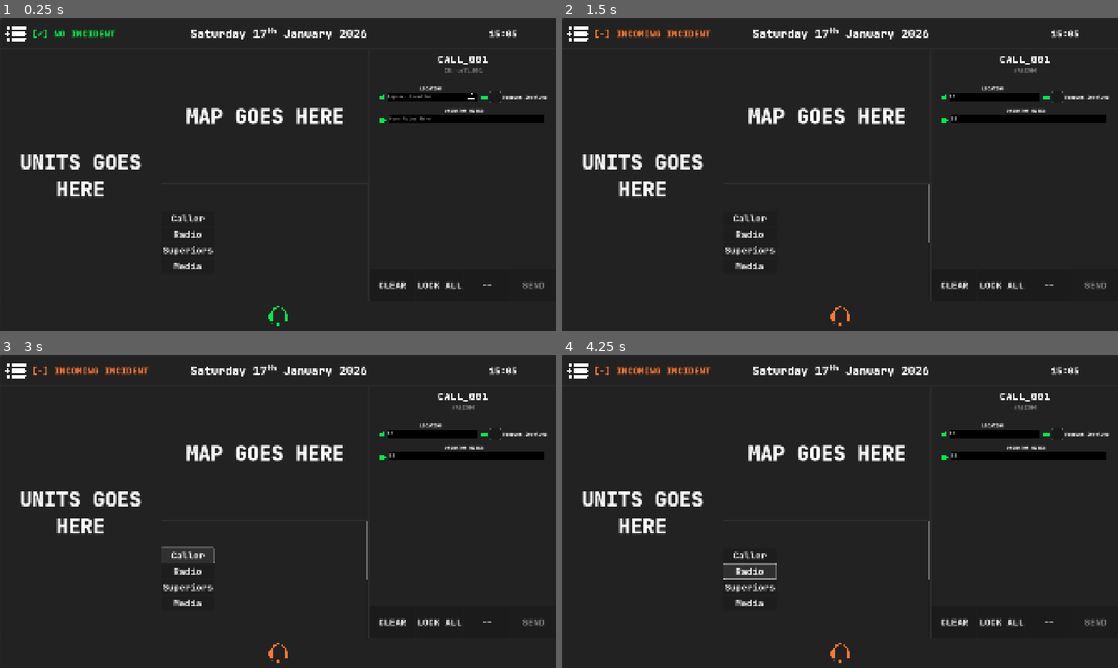
Above: before the commit, frames 1-4 (two rows, left to right).
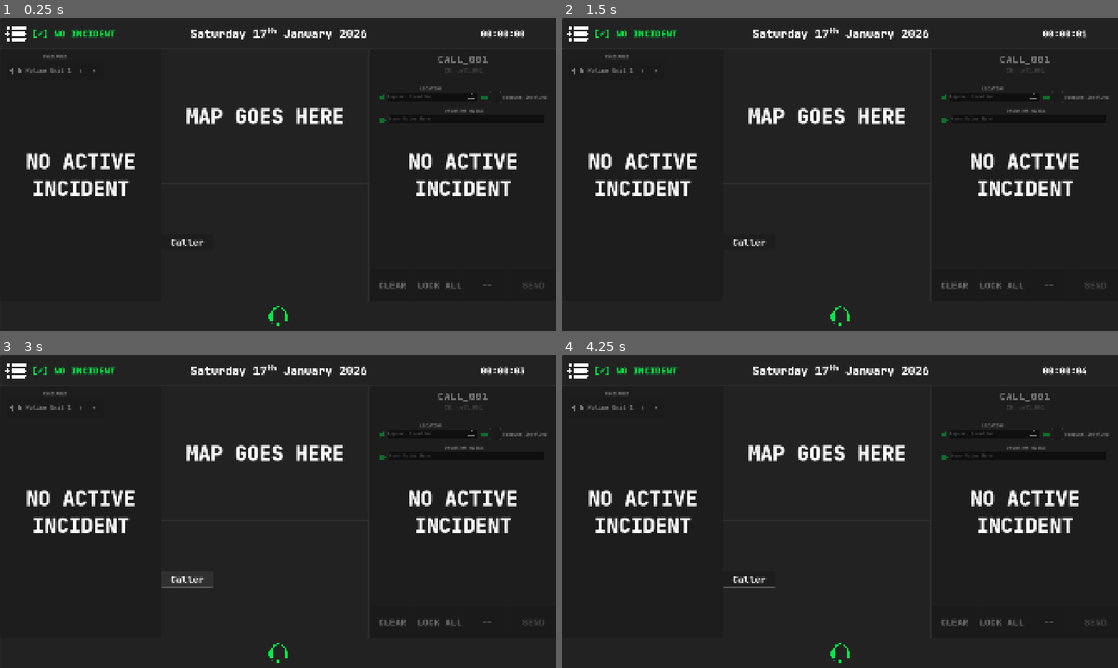
Above: after the commit, the same moments.

Repository: corporal1chicken/dispatch-handling
Game: Godot game, scene res://ui_controller.tscn
Same seed, same stepped clock (60 frames per second), same inputs: the game is played once before the commit and once after it.
Inputs (mouse positions are in pixels of both pictures, inside the frame that each line leads up to):
- Up to frame 1 (0.25 s): no input
- Up to frame 2 (1.5 s): click (995, 96) at 0.52 s; type "12" at 0.6 s; click (1029, 118) at 0.75 s; type "12" at 0.83 s; click (639, 71) at 1.25 s, where only the run after the commit has a clickable "T"
- Up to frame 3 (3 s): click (94, 408) at 2 s, where only the run after the commit has a clickable "+"; click "Caller" at 2.75 s
- Up to frame 4 (4.25 s): click (751, 570) at 3.5 s, where only the run before the commit has a clickable "Radio"

The runs differ from the first frame. In frame 1, 3.7% of the frame differs, in the area x 1-99%, y 3-87%; in frame 2, 4.3%; in frame 3, 4.4%, in the area x 1-99%, y 3-99%; in frame 4, 4.4%.

Commit message:
Basic Units and Changes

Diff:
--- /dev/null
+++ b/autoloads/constants.gd
@@ -0,0 +1,10 @@
+extends Node
+
+# Messages
+const TIME_BETWEEN_MESSAGE: float = 3.0
+const SPACING_BETWEEN_MESSAGE: float = 58.0
+const TYPEWRITE_EFFECT_SPEED: float = 0.02
+
+# Game Cycle
+const CALL_FOLDER: String = "res://data/calls/"
+const TIME_BETWEEN_CALLS: float = 10.0
--- a/autoloads/game_cycle.gd
+++ b/autoloads/game_cycle.gd
@@ -1,12 +1,13 @@
 extends Node
-
-const CALL_FOLDER: String = "res://data/calls/"
-const TIME_BETWEEN_CALLS: float = 1.0
 
 var current_shift: String = "shift_001"
 var shift_calls: Array = []
 
 var call_timer: Timer
+
+var game_timer: Timer
+
+var total_seconds: int = 0
 
 func _ready():
 	randomize()
@@ -19,7 +20,27 @@
 	call_timer.autostart = false
 	call_timer.one_shot = false
 
+	game_timer = Timer.new()
+	add_child(game_timer)
+	game_timer.autostart = false
+	game_timer.one_shot = false
+	game_timer.start()
+	game_timer.timeout.connect(_on_test_timer_timeout)
+
 	_start_call()
+
+func _on_test_timer_timeout():
+	total_seconds += 1
+	Signals.second_tick.emit(get_timestamp())
+
+func get_timestamp() -> String:
+	var current_seconds = total_seconds
+
+	return "%02d:%02d:%02d" % [
+		(current_seconds / 3600) % 24,
+		(current_seconds / 60) % 60,
+		(current_seconds % 60)
+	]
 
 func get_file_contents(path: String):
 	var file: FileAccess = FileAccess.open(path, FileAccess.READ)
@@ -32,13 +53,13 @@
 
 func get_shift_calls() -> Array:
 	var files: Array = []
-	var directory: DirAccess = DirAccess.open(CALL_FOLDER + current_shift)
+	var directory: DirAccess = DirAccess.open(Constants.CALL_FOLDER + current_shift)
 
 	directory.list_dir_begin()
 	var file = directory.get_next()
 
 	while file != "":
-		files.append(CALL_FOLDER + current_shift + "/" + file)
+		files.append(Constants.CALL_FOLDER + current_shift + "/" + file)
 		file = directory.get_next()
 
 	directory.list_dir_end()
@@ -46,7 +67,7 @@
 	return files
 
 func _start_call():
-	call_timer.start(TIME_BETWEEN_CALLS)
+	call_timer.start(Constants.TIME_BETWEEN_CALLS)
 	await call_timer.timeout
 
 	var path = shift_calls.pick_random()
--- a/autoloads/signals.gd
+++ b/autoloads/signals.gd
@@ -1,13 +1,11 @@
 extends Node
 
-# Starts a new call request. Player must accept the call
-# Generates call data + changes UI elements
 signal call_recieved(call_data: Dictionary)
-# Starts when a call is accepted by the player.
 signal call_accepted()
-# Starts when the current calls ends.
 signal call_finished()
 
 signal report_sent()
 
 signal field_lock_change(type: String)
+
+signal second_tick(timestamp: String)
--- a/project.godot
+++ b/project.godot
@@ -19,6 +19,7 @@
 
 GameCycle="*res://autoloads/game_cycle.gd"
 Signals="*res://autoloads/signals.gd"
+Constants="*res://autoloads/constants.gd"
 
 [debug]
 
--- a/scenes/main_screen.tscn
+++ b/scenes/main_screen.tscn
@@ -1,8 +1,9 @@
-[gd_scene load_steps=8 format=3 uid="uid://bb2ecutdjxdkx"]
+[gd_scene load_steps=9 format=3 uid="uid://bb2ecutdjxdkx"]
 
 [ext_resource type="Texture2D" uid="uid://mc41di0s4uvw" path="res://assets/icons/menu.png" id="1_7fvvs"]
 [ext_resource type="Theme" uid="uid://p0r6icifnvy1" path="res://resources/themes/default.tres" id="1_kusfh"]
 [ext_resource type="PackedScene" uid="uid://butgavw5t41ek" path="res://scenes/sections/messages/messages.tscn" id="2_aum10"]
+[ext_resource type="PackedScene" uid="uid://c08t7uivx0v6c" path="res://scenes/sections/units/units.tscn" id="2_il54y"]
 [ext_resource type="PackedScene" uid="uid://dadr8nquv4r6" path="res://scenes/sections/top_bar/top_bar.tscn" id="3_a46j4"]
 [ext_resource type="Texture2D" uid="uid://bo4q1it3lo2y0" path="res://assets/icons/call/white.png" id="3_lushf"]
 [ext_resource type="PackedScene" uid="uid://c0jbe2eler0ly" path="res://scenes/sections/bottom_bar/bottom_bar.tscn" id="3_w87pm"]
@@ -28,6 +29,14 @@
 anchor_bottom = 1.0
 grow_horizontal = 2
 grow_vertical = 2
+
+[node name="units" parent="." instance=ExtResource("2_il54y")]
+layout_mode = 1
+anchor_left = 0.003125
+anchor_right = 0.29166666
+offset_left = -6.0
+offset_right = -6.0
+grow_vertical = 1
 
 [node name="top_bar_old" type="Panel" parent="."]
 visible = false
@@ -297,7 +306,8 @@
 theme_override_font_sizes/font_size = 32
 text = "SEND"
 
-[node name="units" type="Panel" parent="."]
+[node name="units_old" type="Panel" parent="."]
+visible = false
 layout_mode = 1
 anchors_preset = -1
 anchor_top = 0.09907407
@@ -306,7 +316,7 @@
 grow_vertical = 2
 metadata/_edit_use_anchors_ = true
 
-[node name="temporary" type="RichTextLabel" parent="units"]
+[node name="temporary" type="RichTextLabel" parent="units_old"]
 layout_mode = 1
 anchors_preset = 15
 anchor_right = 1.0
--- a/scenes/sections/messages/messages.gd
+++ b/scenes/sections/messages/messages.gd
@@ -3,10 +3,6 @@
 @onready var template_label: RichTextLabel = $template_label
 @onready var call_holder: Control = $holders/caller/Control
 @onready var timer: Timer = $Timer
-
-const TIME_BETWEEN_MESSAGE: float = 1.0
-const SPACING_BETWEEN_MESSAGE: float = 58.0
-const TYPEWRITE_EFFECT_SPEED: float = 0.02
 
 var current_call_data: Dictionary
 
@@ -37,9 +33,9 @@
 			new_label.name = str(index)
 
 			new_label.position = Vector2(189.0, current_y)
-			current_y += SPACING_BETWEEN_MESSAGE
+			current_y += Constants.SPACING_BETWEEN_MESSAGE
 
-	call_holder.custom_minimum_size.y = SPACING_BETWEEN_MESSAGE * call_data.transcript.size()
+	call_holder.custom_minimum_size.y = Constants.SPACING_BETWEEN_MESSAGE * call_data.transcript.size()
 
 func _typewrite_effect(label: RichTextLabel):
 	label.visible_characters = 0
@@ -49,7 +45,7 @@
 
 	for character in total_characters:
 		label.visible_characters = character + 1
-		await get_tree().create_timer(TYPEWRITE_EFFECT_SPEED).timeout
+		await get_tree().create_timer(Constants.TYPEWRITE_EFFECT_SPEED).timeout
 
 func _on_call_started(call_data: Dictionary):
 	current_call_data = call_data
@@ -59,8 +55,10 @@
 	for label in call_holder.get_children():
 		var info = current_call_data.transcript[int(label.name)]
 
+		label.text = "(%s) %s" % [GameCycle.get_timestamp(), label.text]
+
 		await _typewrite_effect(label)
-		timer.start(info.wait_time if info.has("wait_time") else TIME_BETWEEN_MESSAGE)
+		timer.start(info.wait_time if info.has("wait_time") else Constants.TIME_BETWEEN_MESSAGE)
 		await timer.timeout
 
 	Signals.call_finished.emit()
--- a/scenes/sections/messages/messages.tscn
+++ b/scenes/sections/messages/messages.tscn
@@ -69,6 +69,24 @@
 size_flags_horizontal = 3
 size_flags_vertical = 3
 
+[node name="log" type="ScrollContainer" parent="holders"]
+visible = false
+layout_mode = 1
+anchors_preset = 15
+anchor_right = 1.0
+anchor_bottom = 1.0
+offset_left = 1.0
+offset_right = 1.0
+grow_horizontal = 2
+grow_vertical = 2
+horizontal_scroll_mode = 0
+scroll_deadzone = 1
+
+[node name="Control" type="Control" parent="holders/log"]
+layout_mode = 2
+size_flags_horizontal = 3
+size_flags_vertical = 3
+
 [node name="Timer" type="Timer" parent="."]
 one_shot = true
 
@@ -89,19 +107,22 @@
 theme_override_font_sizes/font_size = 32
 text = "Caller"
 
-[node name="radio" type="Button" parent="HBoxContainer"]
+[node name="log" type="Button" parent="HBoxContainer"]
+visible = false
 layout_mode = 2
 size_flags_horizontal = 3
 theme_override_font_sizes/font_size = 32
-text = "Radio"
+text = "Log"
 
 [node name="superiors" type="Button" parent="HBoxContainer"]
+visible = false
 layout_mode = 2
 size_flags_horizontal = 3
 theme_override_font_sizes/font_size = 32
 text = "Superiors"
 
 [node name="media" type="Button" parent="HBoxContainer"]
+visible = false
 layout_mode = 2
 size_flags_horizontal = 3
 theme_override_font_sizes/font_size = 32
--- a/scenes/sections/report/fields/input/input.gd
+++ b/scenes/sections/report/fields/input/input.gd
@@ -26,10 +26,7 @@
 
 func _on_lock_field_pressed():
 	if field_locked:
-		field_locked = false
-		$field.editable = true
-		$lock_field.texture_normal = textures.unlocked
-		Signals.field_lock_change.emit("unlocked")
+		_unlock_field()
 	else:
 		lock_field()
 
@@ -37,8 +34,22 @@
 func retrieve_field():
 	return $field.text if $field.text != "" else null
 
+func _unlock_field():
+	field_locked = false
+	$field.editable = true
+	$lock_field.texture_normal = textures.unlocked
+
+	if retrieve_field() == null and required:
+		pass
+	else:
+		Signals.field_lock_change.emit("unlocked")
+
 func lock_field():
 	field_locked = true
 	$field.editable = false
 	$lock_field.texture_normal = textures.locked
-	Signals.field_lock_change.emit("locked")
+
+	if retrieve_field() == null and required:
+		pass
+	else:
+		Signals.field_lock_change.emit("locked")
--- a/scenes/sections/report/fields/tickbox/tickbox.gd
+++ b/scenes/sections/report/fields/tickbox/tickbox.gd
@@ -23,15 +23,18 @@
 
 func _on_lock_field_pressed() -> void:
 	if field_locked:
-		Signals.field_lock_change.emit("unlocked")
-		field_locked = false
-		$tick/button.disabled = false
-		$lock_field.texture_normal = textures.unlocked
+		unlock_field()
 	else:
 		lock_field()
 
+func unlock_field():
+	Signals.field_lock_change.emit("unlocked")
+	field_locked = false
+	$tick/button.disabled = false
+	$lock_field.texture_normal = textures.unlocked
+
 func lock_field():
+	Signals.field_lock_change.emit("locked")
 	field_locked = true
 	$tick/button.disabled = true
 	$lock_field.texture_normal = textures.locked
-	Signals.field_lock_change.emit("locked")
--- a/scenes/sections/report/report.gd
+++ b/scenes/sections/report/report.gd
@@ -13,6 +13,7 @@
 func _ready():
 	Signals.call_recieved.connect(_on_call_recieved)
 	Signals.field_lock_change.connect(_on_field_lock_change)
+	Signals.call_accepted.connect(_on_call_accepted)
 
 	total = $fields.get_child_count()
 
@@ -21,24 +22,12 @@
 	fields_completed = 0
 	var data: Dictionary = {}
 
-	#for field in fields.get_children():
-	#	if not field.required: continue
-	#
-	#	if field.retrieve_field() == null:
-	#		print("Field cannot be empty")
-	#		break
-	#	else:
-	#		fields_completed += 1
-
 	for field in fields.get_children():
 		var response = field.retrieve_field()
 
-		if field.required:
-			if response == null:
-				print("%s cannot be empty" % field.key)
-				break
-			else:
-				fields_completed += 1
+		if field.required and response == null:
+			print("%s cannot be empty" % field.key)
+			break
 		else:
 			fields_completed += 1
 
@@ -67,8 +56,11 @@
 			required += 1
 		"unlocked":
 			required -= 1
-
+	print("%d, %d" % [required, total])
 	if required == total:
 		$buttons/HBoxContainer/send.disabled = false
 	else:
 		$buttons/HBoxContainer/send.disabled = true
+
+func _on_call_accepted():
+	$no_incident.visible = false
--- a/scenes/sections/report/report.tscn
+++ b/scenes/sections/report/report.tscn
@@ -1,9 +1,8 @@
-[gd_scene load_steps=5 format=3 uid="uid://c2kh51m080v1g"]
+[gd_scene load_steps=4 format=3 uid="uid://c2kh51m080v1g"]
 
 [ext_resource type="Script" uid="uid://dos67gx6vexmt" path="res://scenes/sections/report/report.gd" id="1_krapo"]
 [ext_resource type="PackedScene" uid="uid://bb3veltw1t7us" path="res://scenes/sections/report/fields/input/input.tscn" id="2_v08cn"]
 [ext_resource type="PackedScene" uid="uid://b7n5qfqthesmn" path="res://scenes/sections/report/fields/tickbox/tickbox.tscn" id="3_3tgbq"]
-[ext_resource type="PackedScene" uid="uid://c8yaap8r7a7xb" path="res://scenes/sections/report/fields/dropdown/dropdown.tscn" id="4_xkocl"]
 
 [node name="report" type="Panel"]
 anchors_preset = -1
@@ -14,22 +13,6 @@
 grow_horizontal = 2
 script = ExtResource("1_krapo")
 metadata/_edit_use_anchors_ = true
-
-[node name="temporary" type="RichTextLabel" parent="."]
-visible = false
-layout_mode = 1
-anchors_preset = 15
-anchor_right = 1.0
-anchor_bottom = 1.0
-offset_left = 1.0
-offset_top = -1.0
-offset_right = -1.0
-grow_horizontal = 2
-grow_vertical = 2
-theme_override_font_sizes/normal_font_size = 70
-text = "REPORT GOES HERE"
-horizontal_alignment = 1
-vertical_alignment = 1
 
 [node name="title" type="RichTextLabel" parent="."]
 layout_mode = 1
@@ -162,14 +145,28 @@
 default_value = false
 key = "weapon_involved"
 
-[node name="dropdown" parent="fields" instance=ExtResource("4_xkocl")]
-visible = false
+[node name="no_incident" type="Panel" parent="."]
 layout_mode = 1
-anchor_top = 0.43824703
-anchor_right = 0.6625387
-anchor_bottom = 0.5498008
-grow_horizontal = 1
-grow_vertical = 1
+anchors_preset = 15
+anchor_right = 1.0
+anchor_bottom = 1.0
+grow_horizontal = 2
+grow_vertical = 2
+
+[node name="label" type="RichTextLabel" parent="no_incident"]
+layout_mode = 1
+anchors_preset = 15
+anchor_right = 1.0
+anchor_bottom = 1.0
+offset_left = 1.0
+offset_top = -1.0
+offset_right = -1.0
+grow_horizontal = 2
+grow_vertical = 2
+theme_override_font_sizes/normal_font_size = 70
+text = "NO ACTIVE INCIDENT"
+horizontal_alignment = 1
+vertical_alignment = 1
 
 [connection signal="pressed" from="buttons/HBoxContainer/clear" to="." method="_on_clear_pressed"]
 [connection signal="pressed" from="buttons/HBoxContainer/none" to="." method="_on_lock_all_pressed"]
--- a/scenes/sections/top_bar/top_bar.gd
+++ b/scenes/sections/top_bar/top_bar.gd
@@ -21,6 +21,7 @@
 	Signals.call_recieved.connect(_on_call_recieved)
 	Signals.call_accepted.connect(_on_call_accepted)
 	Signals.call_finished.connect(_on_call_finished)
+	Signals.second_tick.connect(_on_second_tick)
 
 func _on_call_recieved(_call_data):
 	var type = statuses.incoming
@@ -33,3 +34,6 @@
 func _on_call_finished():
 	var type = statuses.none
 	status.text = "[color=%s]%s" % [type.hex, type.text]
+
+func _on_second_tick(timestamp: String):
+	$time.text = timestamp
--- a/scenes/sections/top_bar/top_bar.tscn
+++ b/scenes/sections/top_bar/top_bar.tscn
@@ -44,21 +44,18 @@
 
 [node name="time" type="RichTextLabel" parent="."]
 layout_mode = 1
-anchors_preset = 6
-anchor_left = 1.0
-anchor_top = 0.5
-anchor_right = 1.0
-anchor_bottom = 0.5
-offset_left = -331.0
-offset_top = -30.0
-offset_right = -39.0
-offset_bottom = 30.0
+anchors_preset = -1
+anchor_left = 0.8276042
+anchor_top = 0.21153846
+anchor_right = 0.9796875
+anchor_bottom = 0.78846157
 grow_horizontal = 0
 grow_vertical = 2
 theme_override_font_sizes/normal_font_size = 32
-text = "15:05"
+text = "00:00:00"
 horizontal_alignment = 1
 vertical_alignment = 1
+metadata/_edit_use_anchors_ = true
 
 [node name="status" type="RichTextLabel" parent="."]
 layout_mode = 1
--- /dev/null
+++ b/scenes/sections/units/unit_bar/unit_bar.gd
@@ -0,0 +1,16 @@
+extends Panel
+
+enum Status{AVAILABLE, UNAVAILABLE, EN_ROUTE, ON_SCENE}
+
+@export var title: String = "None Set"
+@export var icon: Texture2D
+@export var current_status: Status = Status.AVAILABLE
+
+func _ready():
+	pass
+
+func _on_tags_mouse_entered() -> void:
+	$tags/label.visible = true
+
+func _on_tags_mouse_exited() -> void:
+	$tags/label.visible = false
--- /dev/null
+++ b/scenes/sections/units/unit_bar/unit_bar.tscn
@@ -0,0 +1,101 @@
+[gd_scene load_steps=3 format=3 uid="uid://xbjn1fw6x0bw"]
+
+[ext_resource type="Script" uid="uid://bg2trfj5bd30w" path="res://scenes/sections/units/unit_bar/unit_bar.gd" id="1_5vqyw"]
+[ext_resource type="Texture2D" uid="uid://bo4q1it3lo2y0" path="res://assets/icons/call/white.png" id="2_tqh2c"]
+
+[node name="unit_bar" type="Panel"]
+anchors_preset = -1
+anchor_left = 0.409375
+anchor_top = 0.46388888
+anchor_right = 0.590625
+anchor_bottom = 0.5361111
+offset_left = 1.0
+offset_right = 1.0
+grow_horizontal = 2
+grow_vertical = 2
+script = ExtResource("1_5vqyw")
+metadata/_edit_use_anchors_ = true
+
+[node name="icon" type="TextureRect" parent="."]
+layout_mode = 1
+anchors_preset = -1
+anchor_left = 0.040229887
+anchor_top = 0.21794875
+anchor_right = 0.16954023
+anchor_bottom = 0.7948718
+grow_vertical = 2
+texture = ExtResource("2_tqh2c")
+expand_mode = 1
+stretch_mode = 4
+metadata/_edit_use_anchors_ = true
+
+[node name="title" type="RichTextLabel" parent="."]
+layout_mode = 1
+anchors_preset = -1
+anchor_left = 0.19540228
+anchor_top = 0.24358974
+anchor_right = 0.7374517
+anchor_bottom = 0.75641024
+grow_horizontal = 2
+grow_vertical = 2
+theme_override_font_sizes/normal_font_size = 20
+text = "Police Unit 1"
+vertical_alignment = 1
+metadata/_edit_use_anchors_ = true
+
+[node name="status" type="RichTextLabel" parent="."]
+layout_mode = 1
+anchors_preset = -1
+anchor_left = 0.109195404
+anchor_top = -0.41025642
+anchor_right = 0.8908046
+anchor_bottom = -0.051282052
+grow_horizontal = 2
+grow_vertical = 2
+theme_override_font_sizes/normal_font_size = 15
+text = "AVAILABLE"
+horizontal_alignment = 1
+vertical_alignment = 1
+metadata/_edit_use_anchors_ = true
+
+[node name="tags" type="Button" parent="."]
+layout_mode = 1
+anchors_preset = -1
+anchor_left = 0.69540226
+anchor_top = 0.21153846
+anchor_right = 0.82471263
+anchor_bottom = 0.78846157
+grow_horizontal = 0
+grow_vertical = 2
+text = "T"
+metadata/_edit_use_anchors_ = true
+
+[node name="label" type="RichTextLabel" parent="tags"]
+visible = false
+layout_mode = 1
+anchors_preset = -1
+anchor_left = 2.4888883
+anchor_top = 0.23333395
+anchor_right = 6.2888865
+anchor_bottom = 0.7752143
+grow_horizontal = 0
+grow_vertical = 2
+theme_override_font_sizes/normal_font_size = 14
+text = "Transport"
+vertical_alignment = 1
+metadata/_edit_use_anchors_ = true
+
+[node name="extra" type="Button" parent="."]
+layout_mode = 1
+anchors_preset = -1
+anchor_left = 0.8333333
+anchor_top = 0.21153846
+anchor_right = 0.9626437
+anchor_bottom = 0.78846157
+grow_horizontal = 0
+grow_vertical = 2
+text = "+"
+metadata/_edit_use_anchors_ = true
+
+[connection signal="mouse_entered" from="tags" to="." method="_on_tags_mouse_entered"]
+[connection signal="mouse_exited" from="tags" to="." method="_on_tags_mouse_exited"]
--- /dev/null
+++ b/scenes/sections/units/units.gd
@@ -0,0 +1,11 @@
+extends Panel
+
+func _ready():
+	Signals.report_sent.connect(_on_report_sent)
+	Signals.call_accepted.connect(_on_call_accepted)
+
+func _on_call_accepted():
+	$requirement/label.text = "REPORT NOT SENT"
+
+func _on_report_sent():
+	$requirement.visible = false
--- /dev/null
+++ b/scenes/sections/units/units.tscn
@@ -0,0 +1,65 @@
+[gd_scene load_steps=3 format=3 uid="uid://c08t7uivx0v6c"]
+
+[ext_resource type="Script" uid="uid://cdevivx7shb7t" path="res://scenes/sections/units/units.gd" id="1_p0lcp"]
+[ext_resource type="PackedScene" uid="uid://xbjn1fw6x0bw" path="res://scenes/sections/units/unit_bar/unit_bar.tscn" id="2_05ltb"]
+
+[node name="units" type="Panel"]
+anchors_preset = -1
+anchor_top = 0.09907407
+anchor_right = 0.28854167
+anchor_bottom = 0.90092593
+grow_vertical = 2
+script = ExtResource("1_p0lcp")
+metadata/_edit_use_anchors_ = true
+
+[node name="caller" type="Control" parent="."]
+layout_mode = 1
+anchors_preset = 15
+anchor_right = 1.0
+anchor_bottom = 1.0
+grow_horizontal = 2
+grow_vertical = 2
+
+[node name="unit_bar_pos_1" parent="." instance=ExtResource("2_05ltb")]
+visible = false
+layout_mode = 1
+anchor_left = 0.0433213
+anchor_top = 0.026558891
+anchor_right = 0.9620939
+anchor_bottom = 0.13048498
+offset_left = 0.0
+offset_right = 0.0
+grow_vertical = 1
+
+[node name="unit_bar" parent="." instance=ExtResource("2_05ltb")]
+layout_mode = 1
+anchor_left = 0.039711192
+anchor_top = 0.046189375
+anchor_right = 0.6407942
+anchor_bottom = 0.12009238
+offset_left = 0.0
+offset_right = 0.0
+grow_vertical = 1
+
+[node name="requirement" type="Panel" parent="."]
+layout_mode = 1
+anchors_preset = 15
+anchor_right = 1.0
+anchor_bottom = 1.0
+grow_horizontal = 2
+grow_vertical = 2
+
+[node name="label" type="RichTextLabel" parent="requirement"]
+layout_mode = 1
+anchors_preset = 15
+anchor_right = 1.0
+anchor_bottom = 1.0
+offset_left = 1.0
+offset_top = -1.0
+offset_right = -1.0
+grow_horizontal = 2
+grow_vertical = 2
+theme_override_font_sizes/normal_font_size = 70
+text = "NO ACTIVE INCIDENT"
+horizontal_alignment = 1
+vertical_alignment = 1
Not shown, added: autoloads/constants.gd.uid
Not shown, added: scenes/sections/units/unit_bar/unit_bar.gd.uid
Not shown, added: scenes/sections/units/units.gd.uid
